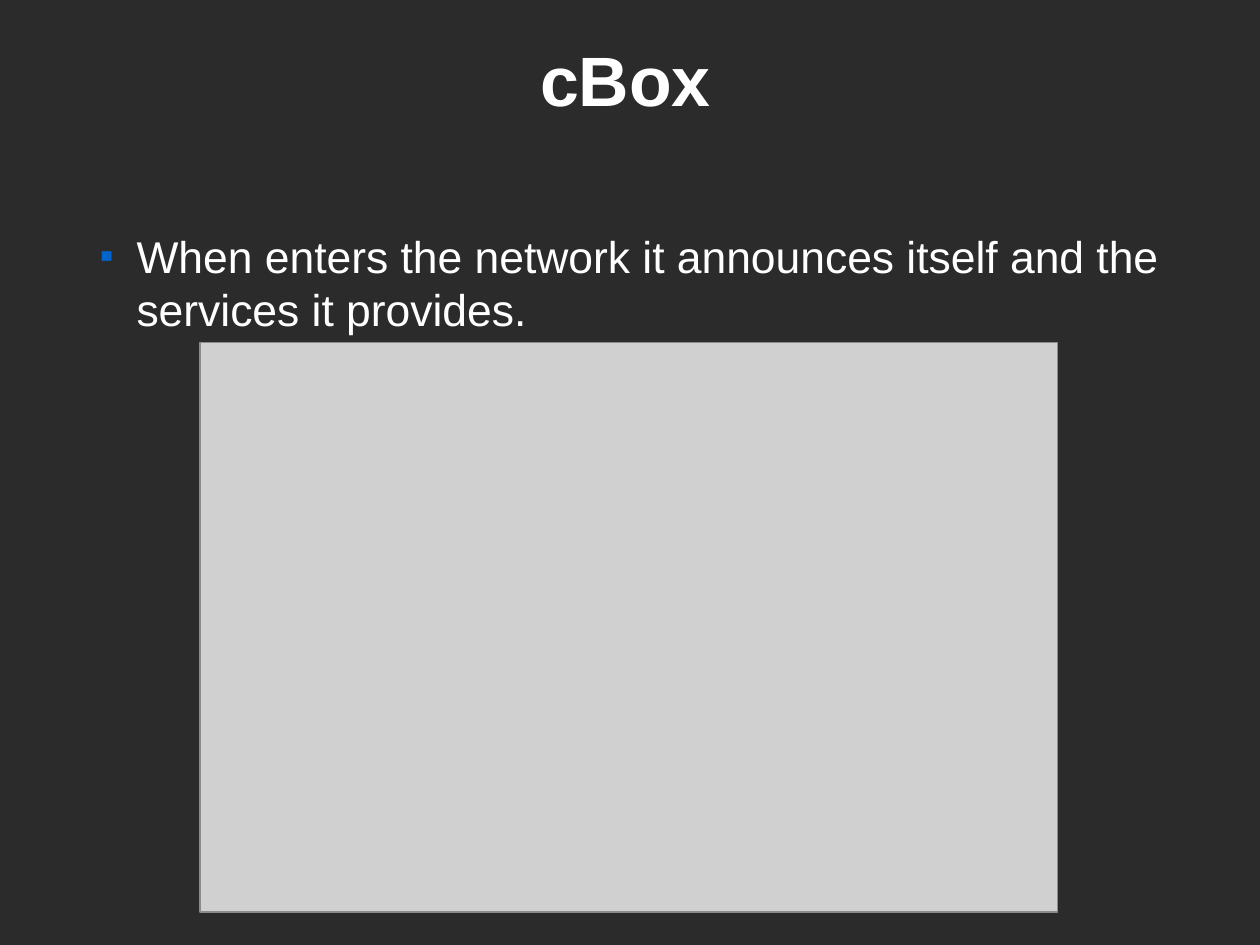
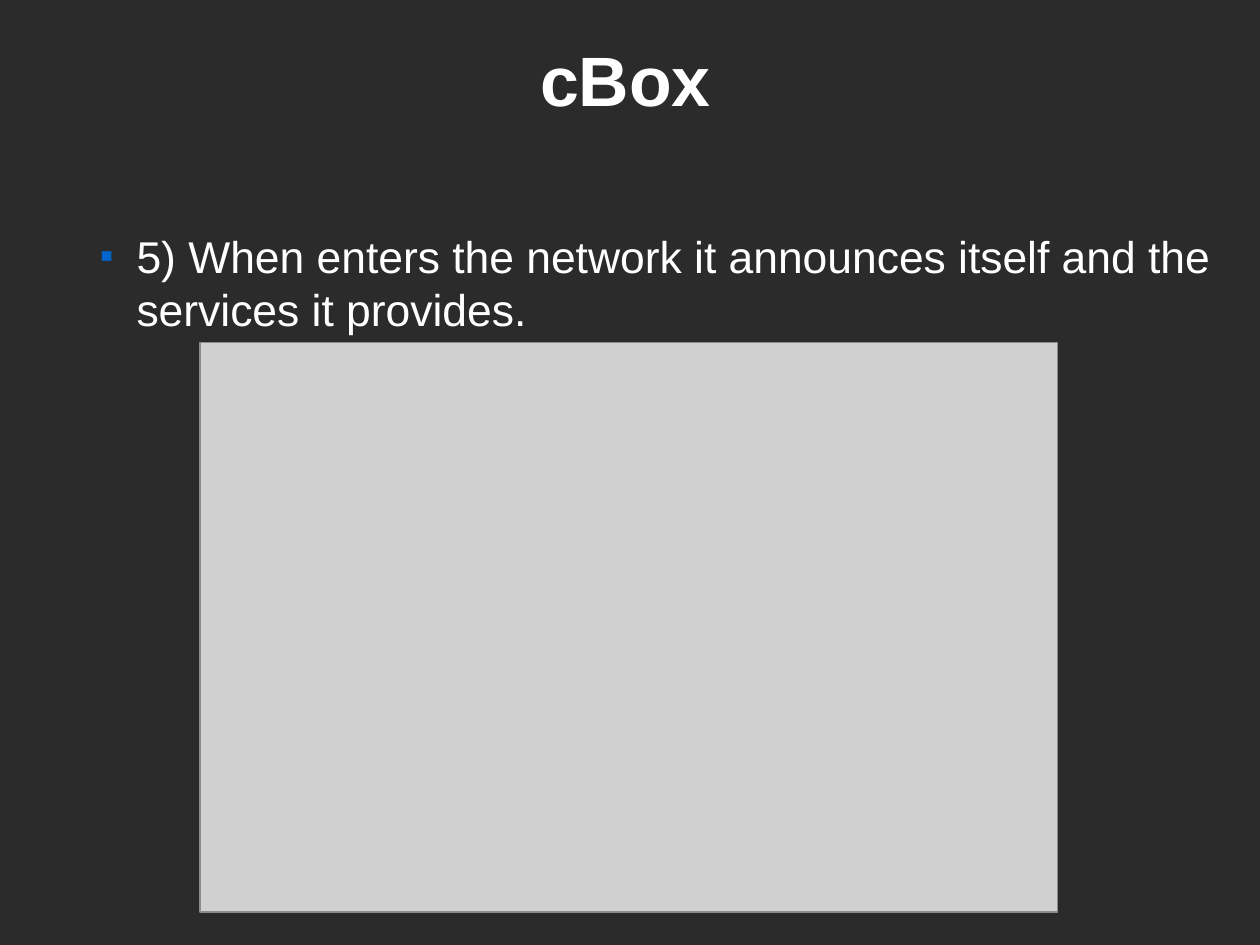
Before and after one commit to CEID-DS/cbox, a slide deck: slide 11 of doc/fosscomm/ZeroConf.odp. Drawn at 1260x945 pixels with LibreOffice and Linux fonts; fonts in the diff are those of the drawing; grey boxes stand for pictures; background and template pictures are left out; a plain dark background stands for a picture behind light text. Boxes give left, top, right and bottom in pixels: in the first picture for what was removed or moved away, otherwise in the second. Text is boxed around its words. In the diff, an @@ line names an element or a change of style, - is before the commit and + after.

```diff
--- a/doc/fosscomm/ZeroConf.odp
+++ b/doc/fosscomm/ZeroConf.odp
@@ text at [137, 240, 1210, 335]: text changed @@
-  ■ When enters the network it announces itself and the services it provides.
+  ■ 5) When enters the network it announces itself and the services it provides.
```
Also in this commit, not shown: 1 other slide changed.
